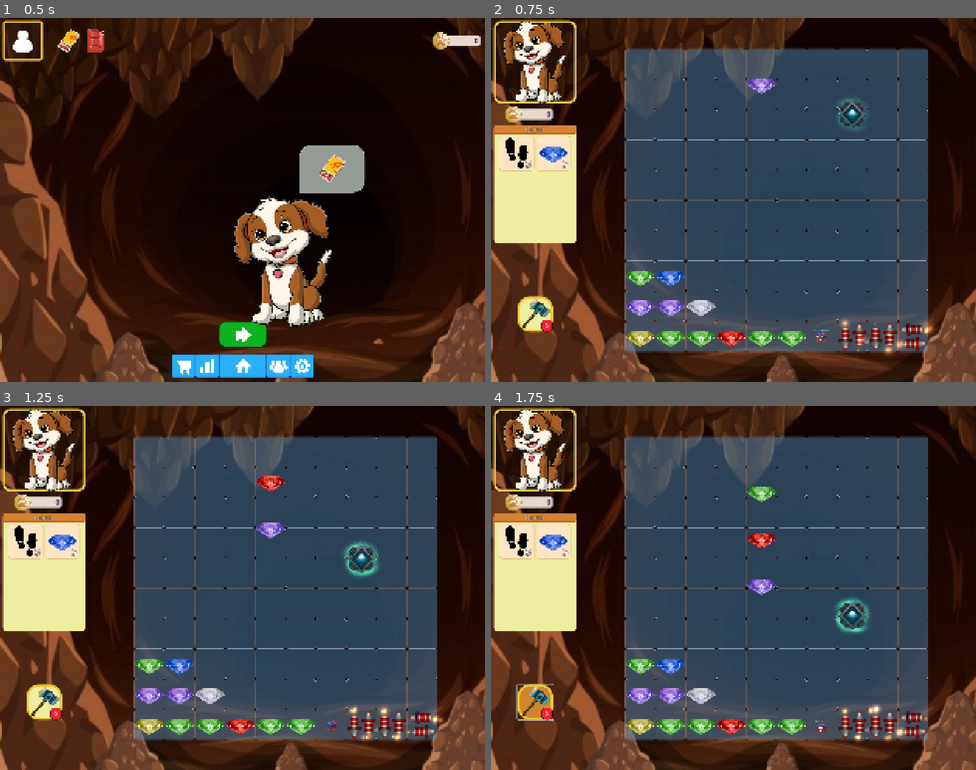
Above: before the commit, frames 1-4 (two rows, left to right).
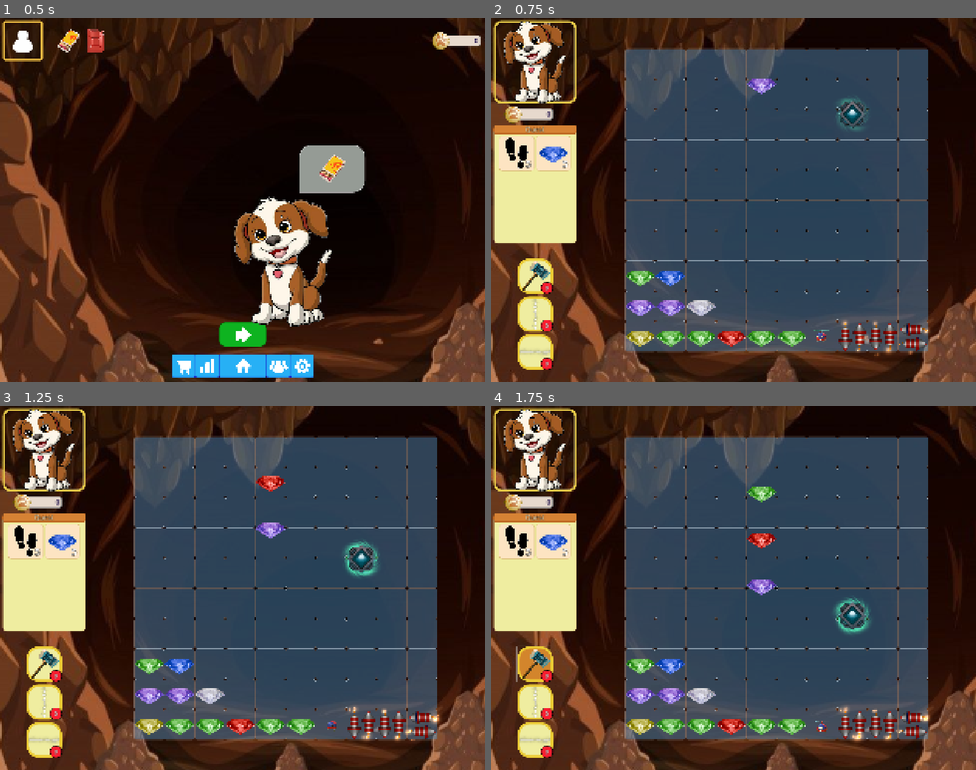
Above: after the commit, the same moments.

Repository: Medex81/LadyJu
Game: Godot game, scene res://game/scenes/main.tscn
The game is run twice, just before and just after one commit, with the same random seed, the same clock (stepped at 60 frames per second) and the same inputs.
Inputs (mouse positions are in pixels of both pictures, inside the frame that each line leads up to; where the layout moved, square brackets give the same spot in the first picture):
- Up to frame 1 (0.5 s): no input
- Up to frame 2 (0.75 s): click (733, 334) at 0.5 s
- Up to frame 3 (1.25 s): no input
- Up to frame 4 (1.75 s): click (534, 664) [534, 700] at 1.25 s

Frame 1 is identical in both runs. In frame 2, 1.7% of the frame differs, in the area x 5-93%, y 21-97%; in frame 3, 1.7%; in frame 4, 2.3%, in the area x 5-91%, y 52-97%.

Commit message:
Добавлены бусты вертикальная и горизонтальная молния.

Diff:
--- a/game/scenes/locations/cave/queue_quests/lamp_and_light/matches/level.tscn
+++ b/game/scenes/locations/cave/queue_quests/lamp_and_light/matches/level.tscn
@@ -8,6 +8,12 @@
 [ext_resource type="PackedScene" uid="uid://bccu41oyfpa5" path="res://game/scenes/ui/hud/boosts/boost_intersector.tscn" id="6_hbxgj"]
 
 [sub_resource type="ButtonGroup" id="ButtonGroup_dctyl"]
+allow_unpress = true
+
+[sub_resource type="ButtonGroup" id="ButtonGroup_5x4x5"]
+allow_unpress = true
+
+[sub_resource type="ButtonGroup" id="ButtonGroup_hbxgj"]
 allow_unpress = true
 
 [node name="level" instance=ExtResource("1_mijpn")]
@@ -28,8 +34,13 @@
 button_group = SubResource("ButtonGroup_dctyl")
 boost_interseptor = NodePath("../../../m3/boost_intersector")
 
-[node name="hummer" parent="main_margin/main_container/left/boosts/hummer" index="1"]
-visible = false
+[node name="v_splash" parent="main_margin/main_container/left/boosts" index="1" node_paths=PackedStringArray("boost_interseptor")]
+button_group = SubResource("ButtonGroup_5x4x5")
+boost_interseptor = NodePath("../../../m3/boost_intersector")
+
+[node name="h_splash" parent="main_margin/main_container/left/boosts" index="2" node_paths=PackedStringArray("boost_interseptor")]
+button_group = SubResource("ButtonGroup_hbxgj")
+boost_interseptor = NodePath("../../../m3/boost_intersector")
 
 [node name="m3" parent="main_margin/main_container" index="1" node_paths=PackedStringArray("_base_m3_level") instance=ExtResource("4_tiwxl")]
 layout_mode = 2
@@ -38,4 +49,4 @@
 
 [node name="boost_intersector" parent="main_margin/main_container/m3" index="3" node_paths=PackedStringArray("boosts_button") instance=ExtResource("6_hbxgj")]
 layout_mode = 1
-boosts_button = [NodePath("../../left/boosts/hummer")]
+boosts_button = [NodePath("../../left/boosts/hummer"), NodePath("../../left/boosts/v_splash"), NodePath("../../left/boosts/h_splash")]
--- a/game/scenes/locations/cave/queue_quests/lamp_and_light/matches/m_3.tscn
+++ b/game/scenes/locations/cave/queue_quests/lamp_and_light/matches/m_3.tscn
@@ -16,9 +16,37 @@
 [node name="m3" instance=ExtResource("1_ea8fm")]
 mouse_filter = 1
 
+[node name="rocket_h" parent="item_generator" index="6"]
+save_value_type = 0
+
+[node name="rocket_v" parent="item_generator" index="7"]
+save_value_type = 0
+
+[node name="bomb" parent="item_generator" index="8"]
+save_value_type = 0
+
+[node name="bottle" parent="item_generator" index="9"]
+save_value_type = 0
+
+[node name="crist_rocket" parent="item_generator" index="10"]
+save_value_type = 0
+
+[node name="helicopter" parent="item_generator" index="11"]
+save_value_type = 0
+
+[node name="sword" parent="item_generator" index="12"]
+save_value_type = 0
+
+[node name="amulet" parent="item_generator" index="13"]
+save_value_type = 0
+
+[node name="super_bomb" parent="item_generator" index="14"]
+save_value_type = 0
+
 [node name="spawner" parent="m3_grid/cell5" index="0" instance=ExtResource("2_nf78v")]
 
 [node name="match_info" parent="m3_grid/cell18" index="0" instance=ExtResource("2_smlnx")]
+save_value_type = 0
 
 [node name="info" parent="m3_grid/cell71" index="0" instance=ExtResource("2_se0sj")]
 
@@ -43,9 +71,13 @@
 [node name="info" parent="m3_grid/cell96" index="0" instance=ExtResource("2_se0sj")]
 
 [node name="match_info" parent="m3_grid/cell97" index="0" instance=ExtResource("3_3rwwx")]
+save_value_type = 0
 
 [node name="match_info" parent="m3_grid/cell98" index="0" instance=ExtResource("10_4lfvp")]
+save_value_type = 0
 
 [node name="match_info" parent="m3_grid/cell99" index="0" instance=ExtResource("10_4lfvp")]
+save_value_type = 0
 
 [node name="match_info" parent="m3_grid/cell100" index="0" instance=ExtResource("7_r5b0b")]
+save_value_type = 0
--- /dev/null
+++ b/game/scenes/ui/hud/boosts/h_flash.tscn
@@ -0,0 +1,72 @@
+[gd_scene load_steps=12 format=3 uid="uid://cpstrseik8oio"]
+
+[ext_resource type="PackedScene" uid="uid://bwe77doxkiaf4" path="res://game/scenes/m3/components/info.tscn" id="1_3blqb"]
+[ext_resource type="PackedScene" uid="uid://b8duo154simny" path="res://game/scenes/m3/components/view.tscn" id="2_s02dy"]
+[ext_resource type="Texture2D" uid="uid://cm8ka5hd83mfw" path="res://game/assets/kenney_particle-pack/PNG (Transparent)/spark_07.png" id="3_fsal4"]
+[ext_resource type="PackedScene" uid="uid://ddfd0x1tmb7n2" path="res://game/scenes/m3/components/damage/damager.tscn" id="4_fntng"]
+[ext_resource type="PackedScene" uid="uid://cu7okrbyr3rwe" path="res://game/scenes/m3/components/damage/one_shot_damage.tscn" id="5_gfxnw"]
+
+[sub_resource type="Curve" id="Curve_rdafi"]
+_data = [Vector2(0.0723684, 0.202247), 0.0, 0.0, 0, 0, Vector2(0.756579, 0.662921), 0.0, 0.0, 0, 0, Vector2(0.921053, 0.685393), 0.0, 0.0, 0, 0]
+point_count = 3
+
+[sub_resource type="CurveTexture" id="CurveTexture_l5ivh"]
+curve = SubResource("Curve_rdafi")
+
+[sub_resource type="Gradient" id="Gradient_o4yc3"]
+offsets = PackedFloat32Array(0, 0.174603, 0.698413, 1)
+colors = PackedColorArray(0.67451, 0, 0, 1, 0.174603, 0.174603, 0.174603, 1, 0.254902, 0.698039, 0.698039, 1, 1, 1, 1, 1)
+
+[sub_resource type="GradientTexture1D" id="GradientTexture1D_a4612"]
+gradient = SubResource("Gradient_o4yc3")
+
+[sub_resource type="ParticleProcessMaterial" id="ParticleProcessMaterial_6j6ja"]
+particle_flag_disable_z = true
+emission_shape = 3
+emission_box_extents = Vector3(200, 2, 1)
+gravity = Vector3(0, 0, 0)
+scale_max = 2.0
+color = Color(0.462745, 1, 1, 1)
+color_ramp = SubResource("GradientTexture1D_a4612")
+alpha_curve = SubResource("CurveTexture_l5ivh")
+
+[sub_resource type="SegmentShape2D" id="SegmentShape2D_n68ol"]
+a = Vector2(576, 0)
+b = Vector2(-576, 0)
+
+[node name="h_flash" node_paths=PackedStringArray("damager_component", "_view_component") instance=ExtResource("1_3blqb")]
+z_index = 4
+damager_component = NodePath("damager")
+_view_component = NodePath("view")
+
+[node name="view" parent="." index="1" node_paths=PackedStringArray("_end_effect") instance=ExtResource("2_s02dy")]
+self_modulate = Color(0.458989, 0.503368, 0.952653, 1)
+position = Vector2(3.8147e-06, -9.34601e-05)
+scale = Vector2(0.71875, 2.25)
+_end_effect = NodePath("h_flash_particle")
+
+[node name="h_flash_particle" type="GPUParticles2D" parent="view" index="0"]
+emitting = false
+amount = 6
+texture = ExtResource("3_fsal4")
+one_shot = true
+process_material = SubResource("ParticleProcessMaterial_6j6ja")
+
+[node name="Node2D" type="Node2D" parent="view" index="1"]
+
+[node name="Sprite2D" type="Sprite2D" parent="view/Node2D" index="0"]
+self_modulate = Color(0.370357, 0.6692, 0.99999, 1)
+position = Vector2(5.56522, 1.77783)
+scale = Vector2(3.1087, 0.326389)
+texture = ExtResource("3_fsal4")
+
+[node name="damager" parent="." index="2" node_paths=PackedStringArray("info_component") instance=ExtResource("4_fntng")]
+info_component = NodePath("")
+
+[node name="one_shot_damage" parent="damager" index="0" instance=ExtResource("5_gfxnw")]
+collision_layer = 4
+monitorable = true
+resistance = 2
+
+[node name="collider" type="CollisionShape2D" parent="damager/one_shot_damage" index="0"]
+shape = SubResource("SegmentShape2D_n68ol")
--- /dev/null
+++ b/game/scenes/ui/hud/boosts/v_flash.tscn
@@ -0,0 +1,71 @@
+[gd_scene load_steps=12 format=3 uid="uid://c5mt6uy42wt18"]
+
+[ext_resource type="PackedScene" uid="uid://bwe77doxkiaf4" path="res://game/scenes/m3/components/info.tscn" id="1_e0ok5"]
+[ext_resource type="PackedScene" uid="uid://b8duo154simny" path="res://game/scenes/m3/components/view.tscn" id="2_l5ivh"]
+[ext_resource type="Texture2D" uid="uid://bgpvjr4wo0axn" path="res://game/assets/kenney_particle-pack/PNG (Transparent)/spark_06.png" id="3_sgunn"]
+[ext_resource type="PackedScene" uid="uid://ddfd0x1tmb7n2" path="res://game/scenes/m3/components/damage/damager.tscn" id="4_a4612"]
+[ext_resource type="PackedScene" uid="uid://cu7okrbyr3rwe" path="res://game/scenes/m3/components/damage/one_shot_damage.tscn" id="5_yack5"]
+
+[sub_resource type="Curve" id="Curve_e0ok5"]
+_data = [Vector2(0.0723684, 0.202247), 0.0, 0.0, 0, 0, Vector2(0.756579, 0.662921), 0.0, 0.0, 0, 0, Vector2(0.921053, 0.685393), 0.0, 0.0, 0, 0]
+point_count = 3
+
+[sub_resource type="CurveTexture" id="CurveTexture_e0ok5"]
+curve = SubResource("Curve_e0ok5")
+
+[sub_resource type="Gradient" id="Gradient_sgunn"]
+offsets = PackedFloat32Array(0, 0.174603, 0.698413, 1)
+colors = PackedColorArray(0.67451, 0, 0, 1, 0.174603, 0.174603, 0.174603, 1, 0.254902, 0.698039, 0.698039, 1, 1, 1, 1, 1)
+
+[sub_resource type="GradientTexture1D" id="GradientTexture1D_l5ivh"]
+gradient = SubResource("Gradient_sgunn")
+
+[sub_resource type="ParticleProcessMaterial" id="ParticleProcessMaterial_yack5"]
+particle_flag_disable_z = true
+emission_shape = 3
+emission_box_extents = Vector3(2, 200, 1)
+gravity = Vector3(0, 0, 0)
+scale_max = 2.0
+color = Color(0.462745, 1, 1, 1)
+color_ramp = SubResource("GradientTexture1D_l5ivh")
+alpha_curve = SubResource("CurveTexture_e0ok5")
+
+[sub_resource type="SegmentShape2D" id="SegmentShape2D_3dkju"]
+a = Vector2(0, -568)
+b = Vector2(0, 576)
+
+[node name="v_flash" node_paths=PackedStringArray("damager_component", "_view_component") instance=ExtResource("1_e0ok5")]
+z_index = 3
+_item_name = "v_flash"
+damager_component = NodePath("damager")
+_view_component = NodePath("view")
+
+[node name="view" parent="." index="1" node_paths=PackedStringArray("_end_effect") instance=ExtResource("2_l5ivh")]
+self_modulate = Color(0.458989, 0.503368, 0.952653, 1)
+position = Vector2(3.8147e-06, -9.34601e-05)
+scale = Vector2(0.71875, 2.25)
+_end_effect = NodePath("v_flash_particle")
+
+[node name="v_flash_particle" type="GPUParticles2D" parent="view" index="0"]
+emitting = false
+amount = 6
+texture = ExtResource("3_sgunn")
+one_shot = true
+process_material = SubResource("ParticleProcessMaterial_yack5")
+
+[node name="Node2D" type="Node2D" parent="view" index="1"]
+
+[node name="Sprite2D" type="Sprite2D" parent="view/Node2D" index="0"]
+self_modulate = Color(0.370357, 0.6692, 0.99999, 1)
+texture = ExtResource("3_sgunn")
+
+[node name="damager" parent="." index="2" node_paths=PackedStringArray("info_component") instance=ExtResource("4_a4612")]
+info_component = NodePath("..")
+
+[node name="one_shot_damage" parent="damager" index="0" instance=ExtResource("5_yack5")]
+collision_layer = 4
+monitorable = true
+resistance = 2
+
+[node name="collider" type="CollisionShape2D" parent="damager/one_shot_damage" index="0"]
+shape = SubResource("SegmentShape2D_3dkju")
--- a/game/scenes/ui/level.tscn
+++ b/game/scenes/ui/level.tscn
@@ -1,12 +1,16 @@
-[gd_scene load_steps=10 format=3 uid="uid://km31k43ulsdt"]
+[gd_scene load_steps=15 format=3 uid="uid://km31k43ulsdt"]
 
-[ext_resource type="Script" uid="uid://dwqs6dhqvg811" path="res://game/scenes/ui/level.gd" id="1_c003j"]
+[ext_resource type="Script" uid="uid://bklie6rf7y5gi" path="res://game/scenes/ui/level.gd" id="1_c003j"]
 [ext_resource type="PackedScene" uid="uid://dkgrhv0r5hgn" path="res://game/scenes/ui/windows/quest_window.tscn" id="2_pjsrg"]
 [ext_resource type="PackedScene" uid="uid://d1gx0u0dn6jlw" path="res://game/scenes/ui/hud/bar_score.tscn" id="3_2fmyu"]
 [ext_resource type="Texture2D" uid="uid://sqxqrv4nwj4h" path="res://game/assets/third_party/puppy.png" id="3_3ie58"]
 [ext_resource type="PackedScene" uid="uid://dtou8ba7nbsyf" path="res://game/scenes/ui/hud/boosts/boost_button.tscn" id="5_jmh58"]
 [ext_resource type="Texture2D" uid="uid://0pyv0y1e8hxs" path="res://game/assets/anny_pack/hummer.png" id="6_vqp1y"]
 [ext_resource type="PackedScene" uid="uid://b7c3cvffh4h1i" path="res://game/scenes/ui/hud/boosts/hummer.tscn" id="7_vqp1y"]
+[ext_resource type="Texture2D" uid="uid://bgpvjr4wo0axn" path="res://game/assets/kenney_particle-pack/PNG (Transparent)/spark_06.png" id="8_ddvsv"]
+[ext_resource type="PackedScene" uid="uid://c5mt6uy42wt18" path="res://game/scenes/ui/hud/boosts/v_flash.tscn" id="9_k0dd4"]
+[ext_resource type="Texture2D" uid="uid://cm8ka5hd83mfw" path="res://game/assets/kenney_particle-pack/PNG (Transparent)/spark_07.png" id="10_k0dd4"]
+[ext_resource type="PackedScene" uid="uid://cpstrseik8oio" path="res://game/scenes/ui/hud/boosts/h_flash.tscn" id="11_5x4x5"]
 
 [sub_resource type="StyleBoxFlat" id="StyleBoxFlat_vmv5m"]
 bg_color = Color(0.6, 0.6, 0.6, 0)
@@ -20,7 +24,10 @@
 corner_radius_bottom_right = 30
 corner_radius_bottom_left = 30
 
-[sub_resource type="ButtonGroup" id="ButtonGroup_vqp1y"]
+[sub_resource type="ButtonGroup" id="ButtonGroup_ddvsv"]
+allow_unpress = true
+
+[sub_resource type="ButtonGroup" id="ButtonGroup_5x4x5"]
 allow_unpress = true
 
 [node name="level" type="Control" groups=["game_field"]]
@@ -117,9 +124,33 @@
 
 [node name="hummer" parent="main_margin/main_container/left/boosts" node_paths=PackedStringArray("item") instance=ExtResource("5_jmh58")]
 layout_mode = 2
-button_group = SubResource("ButtonGroup_vqp1y")
+button_group = SubResource("ButtonGroup_ddvsv")
 icon = ExtResource("6_vqp1y")
 save_value_type = 2
 item = NodePath("hummer")
 
 [node name="hummer" parent="main_margin/main_container/left/boosts/hummer" instance=ExtResource("7_vqp1y")]
+visible = false
+_item_name = "boost_hummer"
+reward_count = 0
+
+[node name="v_splash" parent="main_margin/main_container/left/boosts" node_paths=PackedStringArray("item") instance=ExtResource("5_jmh58")]
+layout_mode = 2
+button_group = SubResource("ButtonGroup_5x4x5")
+icon = ExtResource("8_ddvsv")
+save_value_type = 3
+item = NodePath("v_flash")
+
+[node name="v_flash" parent="main_margin/main_container/left/boosts/v_splash" instance=ExtResource("9_k0dd4")]
+visible = false
+
+[node name="h_splash" parent="main_margin/main_container/left/boosts" node_paths=PackedStringArray("item") instance=ExtResource("5_jmh58")]
+layout_mode = 2
+button_group = SubResource("ButtonGroup_5x4x5")
+icon = ExtResource("10_k0dd4")
+save_value_type = 3
+item = NodePath("h_flash")
+
+[node name="h_flash" parent="main_margin/main_container/left/boosts/h_splash" instance=ExtResource("11_5x4x5")]
+visible = false
+_item_name = "h_flash"
Not shown: 1 places in game/scenes/locations/cave/queue_quests/lamp_and_light/matches/level.tscn that only renumber resources
